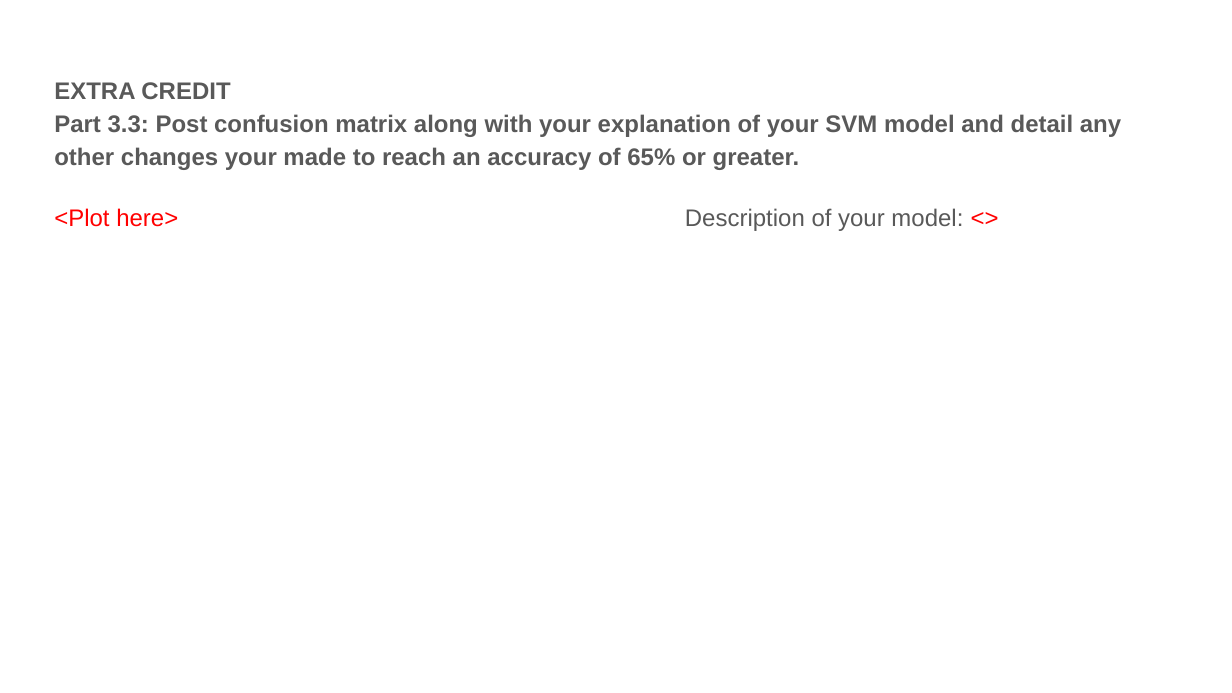
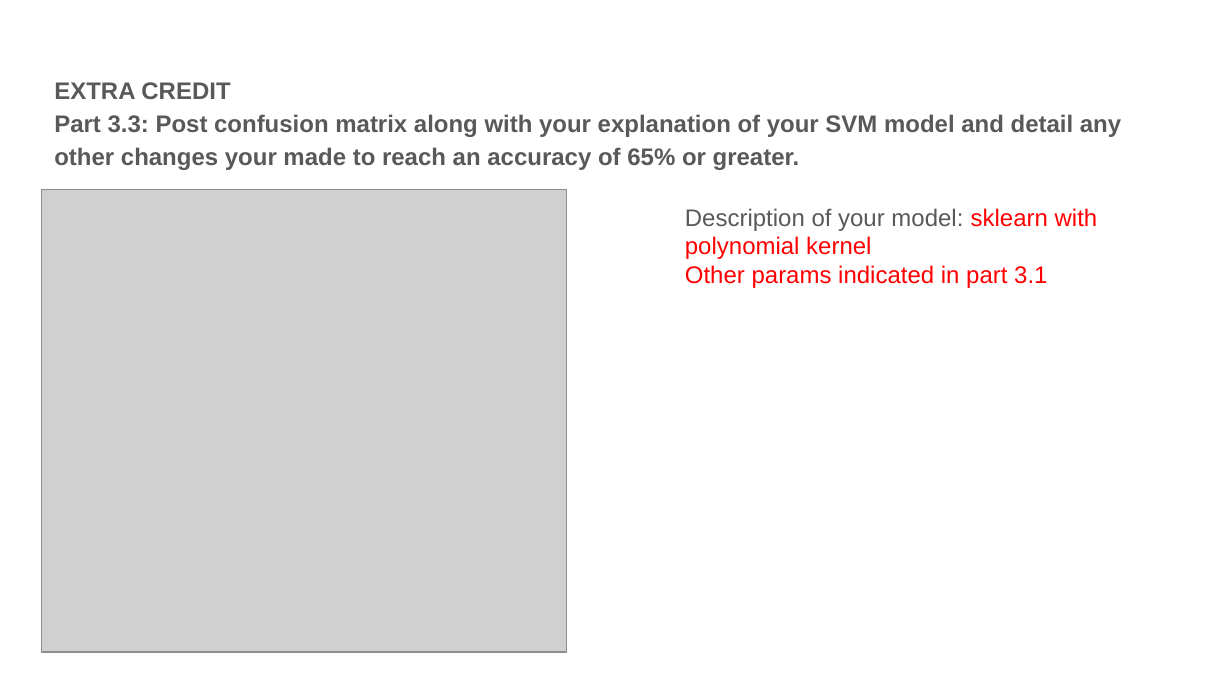
Before and after one commit to dixkheads/computer-vision-homework, a slide deck: slide 15 of hw/ps3/proj3_template.pptx. Drawn at 1232x693 pixels with LibreOffice and Linux fonts; fonts in the diff are those of the drawing; grey boxes stand for pictures. Boxes give left, top, right and bottom in pixels: in the first picture for what was removed or moved away, otherwise in the second. Text is boxed around its words. In the diff, an @@ line names an element or a change of style, - is before the commit and + after.

```diff
--- a/hw/ps3/proj3_template.pptx
+++ b/hw/ps3/proj3_template.pptx
@@ picture added at (41, 190, 565, 652) @@
@@ text at (685, 208, 1098, 288): text changed; text colour #595959 to #FF0000 @@
-Description of your model: <>
+Description of your model: sklearn with polynomial kernel
+Other params indicated in part 3.1
```
Also in this commit, not shown: 7 other slides changed, 4 other files.
